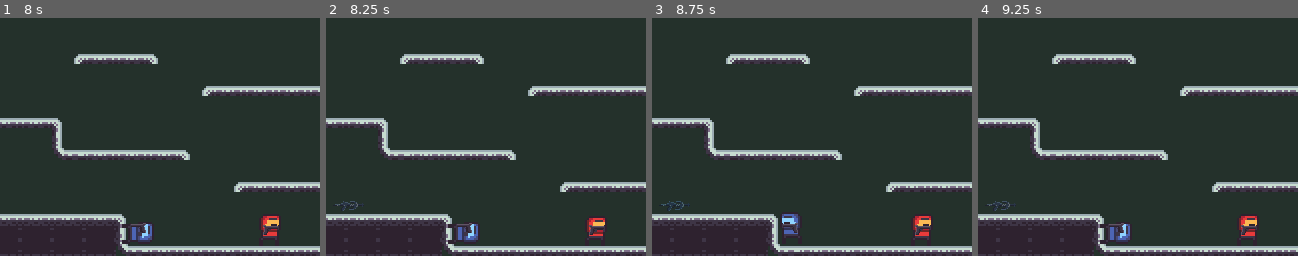
Above: before the commit, frames 1-4 (left to right).
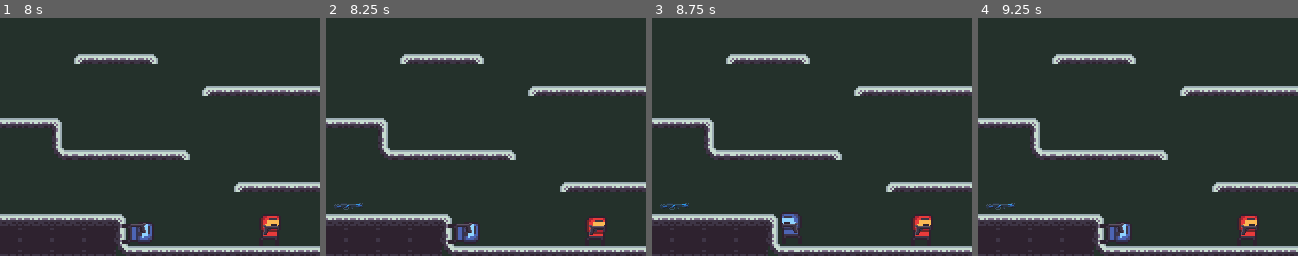
Above: after the commit, the same moments.

Repository: dm1nh/gunbattle
Game: Godot game, scene res://scenes/maps/factory.tscn
The game is run twice, just before and just after one commit, with the same random seed, the same clock (stepped at 60 frames per second) and the same inputs. This scene is started directly instead of the project's main scene.
Inputs:
- Up to frame 1 (8 s): hold D (b_right) 0.53-2.03 s; tap F (b_fire) at 0.6, 6.6 s; tap W (b_jump) at 0.77, 1.52, 3.02, 3.77, 4.52, 6.02, 6.77, 7.52 s; tap S (b_get_box) at 1.35, 7.35 s; hold A (b_left) 2.03-2.78 s; tap H (b_swap_weapon) at 2.1 s; tap Enter at 2.75 s; hold D (b_right) 2.78-4.28 s; tap G (b_throw_grenade) at 2.85 s; tap / (r_fire) at 3.6 s; hold A (b_left) 4.28-5.03 s; tap Down (r_get_box) at 4.35 s; hold D (b_right) 5.03-5.78 s; tap , (r_swap_weapon) at 5.1 s; hold A (b_left) 5.78-7.28 s; tap . (r_throw_grenade) at 5.85 s; hold D (b_right) from 7.28 s (still down)
- Up to frame 2 (8.25 s): keep holding D (b_right); tap Space at 8 s; tap H (b_swap_weapon) at 8.1 s
- Up to frame 3 (8.75 s): keep holding D (b_right)
- Up to frame 4 (9.25 s): keep holding D (b_right); tap G (b_throw_grenade) at 8.85 s; tap W (b_jump) at 9.02 s
The pictures show only the part of the screen within x 47-97%, y 50-100%; the shares and areas given below are measured in that part.

Frame 1 is identical in both runs. In frame 2, 0.1% of the frame differs, in the area x 2-12%, y 76-82%; in frame 3, 0.1%; in frame 4, 0.1%.

Commit message:
feat: add lasergun

Diff:
--- a/resources/weapons/ak.tres
+++ b/resources/weapons/ak.tres
@@ -1,7 +1,7 @@
 [gd_resource type="Resource" script_class="Weapon" load_steps=5 format=3 uid="uid://cpekc808oweql"]
 
+[ext_resource type="AudioStream" uid="uid://b40paykn2mxdy" path="res://audios/weapons/ak_reload.wav" id="1_1bn56"]
 [ext_resource type="Script" path="res://scenes/weapon.gd" id="1_84bvg"]
-[ext_resource type="AudioStream" uid="uid://b1dqcg2f1crbo" path="res://audios/weapons/reload.wav" id="1_bmyxf"]
 [ext_resource type="Texture2D" uid="uid://cy5fmqqwrqew" path="res://graphics/weapons/ak.png" id="2_ou4mo"]
 [ext_resource type="AudioStream" uid="uid://cdfsqecv87jh0" path="res://audios/weapons/ak.wav" id="3_mfqmb"]
 
@@ -19,4 +19,4 @@
 reload_time = 2.4
 spread = 1
 shot_sound_effect = ExtResource("3_mfqmb")
-reload_sound_effect = ExtResource("1_bmyxf")
+reload_sound_effect = ExtResource("1_1bn56")
--- a/resources/weapons/crossbow.tres
+++ b/resources/weapons/crossbow.tres
@@ -1,6 +1,6 @@
 [gd_resource type="Resource" script_class="Weapon" load_steps=5 format=3 uid="uid://b0d51lal6s8jr"]
 
-[ext_resource type="AudioStream" uid="uid://b1dqcg2f1crbo" path="res://audios/weapons/reload.wav" id="1_ahpr8"]
+[ext_resource type="AudioStream" uid="uid://cepn54uisksaa" path="res://audios/weapons/crossbow_reload.wav" id="1_a5oiq"]
 [ext_resource type="Script" path="res://scenes/weapon.gd" id="1_cvsd8"]
 [ext_resource type="Texture2D" uid="uid://cflgo2glyocmu" path="res://graphics/weapons/crossbow.png" id="2_bwsbv"]
 [ext_resource type="AudioStream" uid="uid://bh4eyns0nlmkv" path="res://audios/weapons/crossbow.wav" id="3_ybh3c"]
@@ -19,4 +19,4 @@
 reload_time = 0.5
 spread = 1
 shot_sound_effect = ExtResource("3_ybh3c")
-reload_sound_effect = ExtResource("1_ahpr8")
+reload_sound_effect = ExtResource("1_a5oiq")
--- a/resources/weapons/handgun.tres
+++ b/resources/weapons/handgun.tres
@@ -1,7 +1,7 @@
 [gd_resource type="Resource" script_class="Weapon" load_steps=5 format=3 uid="uid://ce1gfwmx1ftxu"]
 
 [ext_resource type="Script" path="res://scenes/weapon.gd" id="1_0pdot"]
-[ext_resource type="AudioStream" uid="uid://b1dqcg2f1crbo" path="res://audios/weapons/reload.wav" id="1_gdyvv"]
+[ext_resource type="AudioStream" uid="uid://b51urulflg0br" path="res://audios/weapons/handgun_reload.wav" id="1_qfpbd"]
 [ext_resource type="Texture2D" uid="uid://3sxeveu814jf" path="res://graphics/weapons/handgun.png" id="2_sx6x7"]
 [ext_resource type="AudioStream" uid="uid://bw25lump5q43c" path="res://audios/weapons/handgun.wav" id="3_27tbg"]
 
@@ -19,4 +19,4 @@
 reload_time = 1.5
 spread = 1
 shot_sound_effect = ExtResource("3_27tbg")
-reload_sound_effect = ExtResource("1_gdyvv")
+reload_sound_effect = ExtResource("1_qfpbd")
--- /dev/null
+++ b/resources/weapons/lasergun.tres
@@ -0,0 +1,22 @@
+[gd_resource type="Resource" script_class="Weapon" load_steps=5 format=3 uid="uid://ua5n25epfspk"]
+
+[ext_resource type="AudioStream" uid="uid://bug7alji5fip8" path="res://audios/weapons/lasergun_reload.wav" id="1_8esui"]
+[ext_resource type="Script" path="res://scenes/weapon.gd" id="2_p3y3s"]
+[ext_resource type="AudioStream" uid="uid://c8biwy1p3b0q5" path="res://audios/weapons/lasergun.wav" id="3_kpco8"]
+[ext_resource type="Texture2D" uid="uid://bl1ihmyhh22oh" path="res://graphics/weapons/lasergun.png" id="4_k3k45"]
+
+[resource]
+script = ExtResource("2_p3y3s")
+name = "lasergun"
+texture = ExtResource("4_k3k45")
+is_primary = true
+projecttile = 3
+damage_per_projecttile = 8
+firerate = 900
+capacity = 20
+reserve_ammo_limit = 40
+in_mag = 20
+reload_time = 2.0
+spread = 1
+shot_sound_effect = ExtResource("3_kpco8")
+reload_sound_effect = ExtResource("1_8esui")
--- a/resources/weapons/rocket_launcher.tres
+++ b/resources/weapons/rocket_launcher.tres
@@ -1,6 +1,6 @@
 [gd_resource type="Resource" script_class="Weapon" load_steps=5 format=3 uid="uid://bm6xju2esggw3"]
 
-[ext_resource type="AudioStream" uid="uid://b1dqcg2f1crbo" path="res://audios/weapons/reload.wav" id="1_cm6xb"]
+[ext_resource type="AudioStream" uid="uid://gs3b63775qgd" path="res://audios/weapons/rocket_launcher_reload.wav" id="1_ig8f6"]
 [ext_resource type="Script" path="res://scenes/weapon.gd" id="1_kp7r3"]
 [ext_resource type="Texture2D" uid="uid://b1uxff1dsfheh" path="res://graphics/weapons/launcher.png" id="2_f8bs8"]
 [ext_resource type="AudioStream" uid="uid://belkd00xqk2jw" path="res://audios/weapons/rocket_launcher.wav" id="3_wla1n"]
@@ -19,4 +19,4 @@
 reload_time = 1.0
 spread = 1
 shot_sound_effect = ExtResource("3_wla1n")
-reload_sound_effect = ExtResource("1_cm6xb")
+reload_sound_effect = ExtResource("1_ig8f6")
--- a/resources/weapons/shotgun.tres
+++ b/resources/weapons/shotgun.tres
@@ -1,7 +1,7 @@
 [gd_resource type="Resource" script_class="Weapon" load_steps=5 format=3 uid="uid://xvna8ms6jmhg"]
 
+[ext_resource type="AudioStream" uid="uid://cqa777arfyrq0" path="res://audios/weapons/shotgun_reload.wav" id="1_8bwf6"]
 [ext_resource type="Script" path="res://scenes/weapon.gd" id="1_hp71p"]
-[ext_resource type="AudioStream" uid="uid://b1dqcg2f1crbo" path="res://audios/weapons/reload.wav" id="1_qa51u"]
 [ext_resource type="Texture2D" uid="uid://bss1q84vwoc40" path="res://graphics/weapons/shotgun.png" id="2_al5be"]
 [ext_resource type="AudioStream" uid="uid://ddfnfa87ri0i7" path="res://audios/weapons/shotgun.wav" id="3_d5y2e"]
 
@@ -19,4 +19,4 @@
 reload_time = 2.0
 spread = 3
 shot_sound_effect = ExtResource("3_d5y2e")
-reload_sound_effect = ExtResource("1_qa51u")
+reload_sound_effect = ExtResource("1_8bwf6")
--- a/scenes/abstract_weapon.tscn
+++ b/scenes/abstract_weapon.tscn
@@ -1,7 +1,6 @@
-[gd_scene load_steps=3 format=3 uid="uid://cr2h7donlkwv1"]
+[gd_scene load_steps=2 format=3 uid="uid://cr2h7donlkwv1"]
 
 [ext_resource type="Script" path="res://scenes/abstract_weapon.gd" id="1_0aq4s"]
-[ext_resource type="AudioStream" uid="uid://b1dqcg2f1crbo" path="res://audios/weapons/reload.wav" id="2_ipuoi"]
 
 [node name="AbstractWeapon" type="Node2D"]
 script = ExtResource("1_0aq4s")
@@ -15,4 +14,3 @@
 [node name="ShotSound" type="AudioStreamPlayer2D" parent="."]
 
 [node name="ReloadSound" type="AudioStreamPlayer2D" parent="."]
-stream = ExtResource("2_ipuoi")
--- a/scenes/main.gd
+++ b/scenes/main.gd
@@ -3,6 +3,7 @@
 var bullet_scene: PackedScene = preload("res://scenes/projecttiles/bullet.tscn")
 var arrow_scene: PackedScene = preload("res://scenes/projecttiles/arrow.tscn")
 var rocket_scene: PackedScene = preload("res://scenes/projecttiles/rocket.tscn")
+var laser_scene: PackedScene = preload("res://scenes/projecttiles/laser.tscn")
 
 var grenade_scene: PackedScene = preload("res://scenes/projecttiles/grenade.tscn")
 
@@ -35,6 +36,8 @@
 		scene = arrow_scene
 	elif projecttile == Weapon.ProjecttileType.ROCKET:
 		scene = rocket_scene
+	elif projecttile == Weapon.ProjecttileType.LASER:
+		scene = laser_scene
 
 	var instance = scene.instantiate()
 	instance.position = pos
--- a/scenes/projecttiles/arrow.tscn
+++ b/scenes/projecttiles/arrow.tscn
@@ -12,7 +12,6 @@
 
 [node name="Sprite2D" parent="." index="0"]
 position = Vector2(5, 0)
-scale = Vector2(0.5, 0.5)
 texture = ExtResource("2_hj8o3")
 
 [node name="CollisionShape2D" parent="." index="1"]
--- a/scenes/projecttiles/bullet.tscn
+++ b/scenes/projecttiles/bullet.tscn
@@ -11,7 +11,6 @@
 script = ExtResource("2_dm2y0")
 
 [node name="Sprite2D" parent="." index="0"]
-scale = Vector2(0.5, 0.5)
 texture = ExtResource("2_cp7jb")
 
 [node name="CollisionShape2D" parent="." index="1"]
--- /dev/null
+++ b/scenes/projecttiles/laser.gd
@@ -0,0 +1,4 @@
+extends Projecttile
+
+func _init():
+	speed = 500
--- /dev/null
+++ b/scenes/projecttiles/laser.tscn
@@ -0,0 +1,19 @@
+[gd_scene load_steps=5 format=3 uid="uid://bn1vm7xg58jog"]
+
+[ext_resource type="PackedScene" uid="uid://deqhfmnxmc7j0" path="res://scenes/projecttiles/projecttile.tscn" id="1_r3evv"]
+[ext_resource type="Script" path="res://scenes/projecttiles/laser.gd" id="2_gnsrc"]
+[ext_resource type="Texture2D" uid="uid://b3553hlv8ks82" path="res://graphics/projecttiles/laser.png" id="3_4loco"]
+
+[sub_resource type="RectangleShape2D" id="RectangleShape2D_dlkg8"]
+size = Vector2(8, 2)
+
+[node name="Laser" instance=ExtResource("1_r3evv")]
+script = ExtResource("2_gnsrc")
+
+[node name="Sprite2D" parent="." index="0"]
+position = Vector2(4, 0)
+texture = ExtResource("3_4loco")
+
+[node name="CollisionShape2D" parent="." index="1"]
+position = Vector2(4, 0)
+shape = SubResource("RectangleShape2D_dlkg8")
--- a/scenes/projecttiles/projecttile.tscn
+++ b/scenes/projecttiles/projecttile.tscn
@@ -8,6 +8,7 @@
 script = ExtResource("1_0fbdp")
 
 [node name="Sprite2D" type="Sprite2D" parent="."]
+scale = Vector2(0.5, 0.5)
 
 [node name="CollisionShape2D" type="CollisionShape2D" parent="."]
 
--- a/scenes/weapon.gd
+++ b/scenes/weapon.gd
@@ -1,7 +1,7 @@
 extends Resource
 class_name Weapon
 
-enum ProjecttileType { BULLET, ARROW, ROCKET }
+enum ProjecttileType { BULLET, ARROW, ROCKET, LASER }
 
 @export var name: String
 @export var texture: Texture2D
--- a/scenes/weapon_spawner.gd
+++ b/scenes/weapon_spawner.gd
@@ -22,12 +22,14 @@
 
 func random_weapon_name_by_percentage() -> String:
 	var rand = randi_range(1, 100)
-	if rand > 20 and rand <= 45:
+	if rand > 20 and rand <= 40:
 		return "ak"
-	if rand > 45 and rand <= 70:
+	if rand > 40 and rand <= 60:
 		return "shotgun"
-	if rand > 70 and rand <= 90:
+	if rand > 60 and rand <= 75:
 		return "crossbow"
+	if rand > 75 and rand <= 90:
+		return "lasergun"
 	if rand > 90 and rand <= 100:
 		return "rocket_launcher"
 	return "handgun"
Not shown, added: audios/weapons/ak_reload.wav.import
Not shown, added: audios/weapons/crossbow_reload.wav.import
Not shown, added: audios/weapons/handgun_reload.wav.import
Not shown, changed: audios/weapons/lasergun.wav.import
Not shown, added: audios/weapons/lasergun_reload.wav.import
Not shown, added: audios/weapons/rocket_launcher_reload.wav.import
Not shown, added: audios/weapons/shotgun_reload.wav.import
Binary file changed: graphics/projecttiles/bullet.aseprite
Binary file added: graphics/projecttiles/laser.aseprite
Binary file added: graphics/projecttiles/laser.png
Not shown, added: graphics/projecttiles/laser.png.import
Binary file added: graphics/weapons/lasergun.aseprite
(and 10 more such lines)
